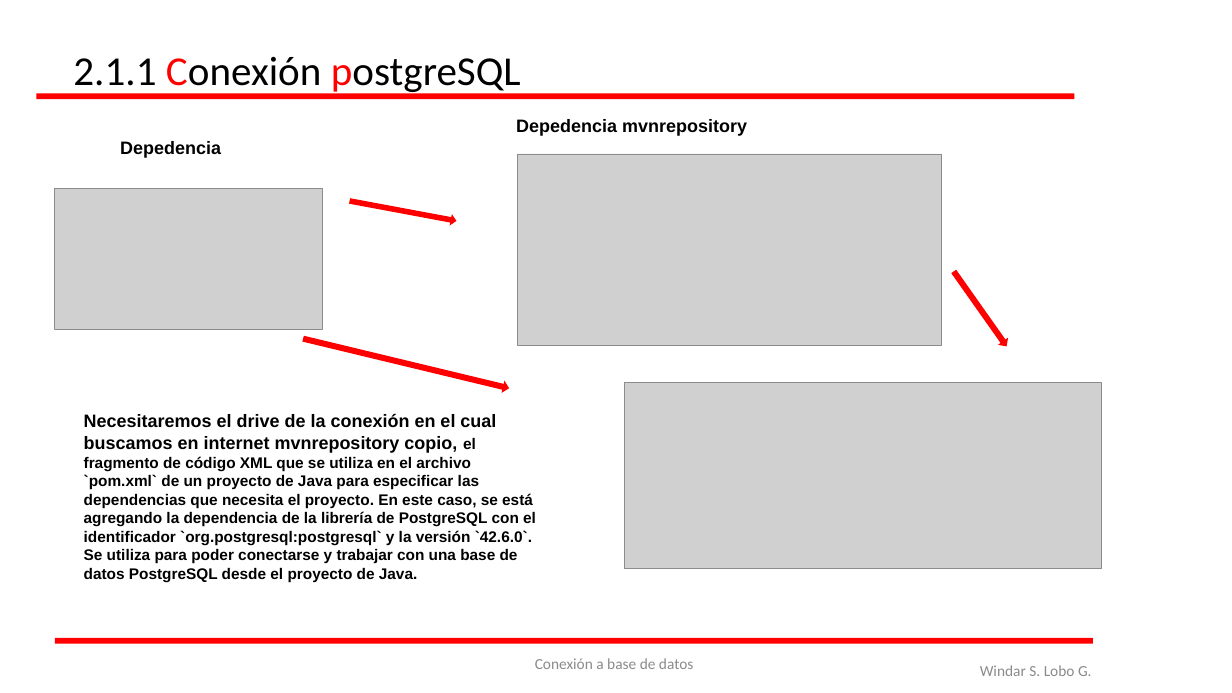
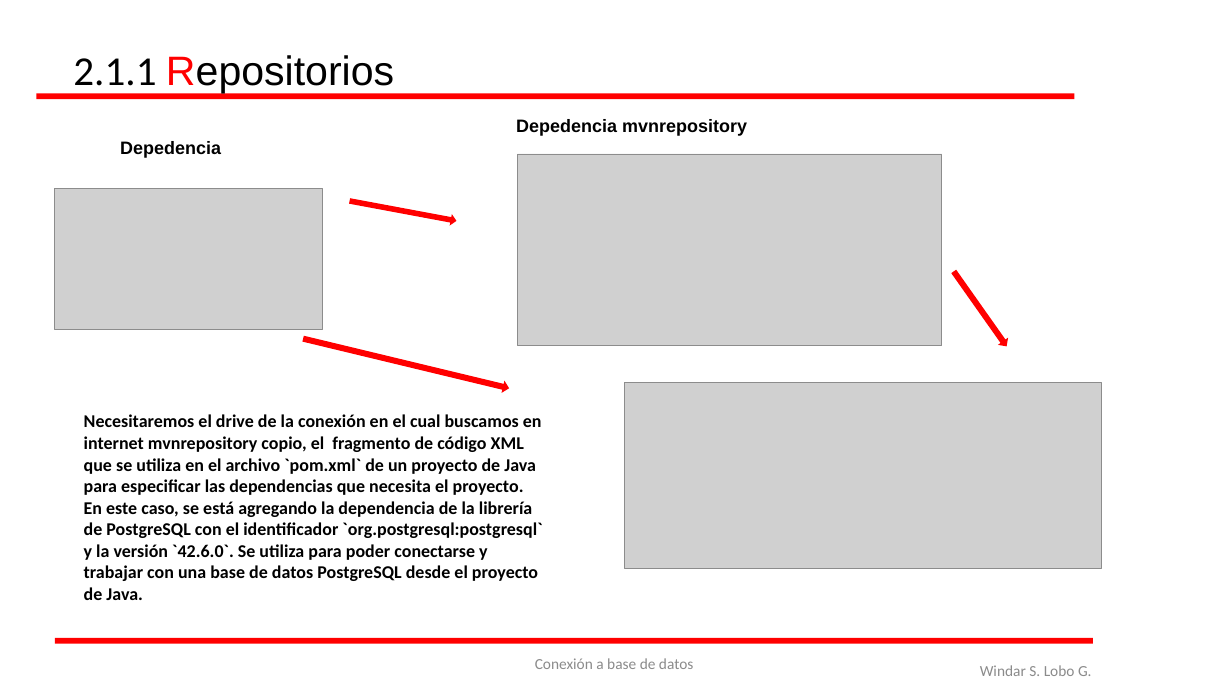
Before and after one commit to WindaLobo/Programacion, a slide deck: slide 7 of Programacion_3_Evaluacion/ConexionSql/BaseDeDatos.pptx (slide 8 before the commit). Drawn at 1232x693 pixels with LibreOffice and Linux fonts; fonts in the diff are those of the drawing; grey boxes stand for pictures. Boxes give left, top, right and bottom in pixels: in the first picture for what was removed or moved away, otherwise in the second. Text is boxed around its words. In the diff, an @@ line names an element or a change of style, - is before the commit and + after.

```diff
--- a/Programacion_3_Evaluacion/ConexionSql/BaseDeDatos.pptx
+++ b/Programacion_3_Evaluacion/ConexionSql/BaseDeDatos.pptx
@@ text at box(73, 55, 394, 96): text changed; font Calibri to Arial @@
-2.1.1 Conexión postgreSQL
+2.1.1 Repositorios
@@ text "Necesitaremos el drive de la ..." at box(84, 414, 542, 600): size 12 to 14 pt in "el fragmento de código XML que se ..."; font Arial to Calibri @@
```
Also in this commit, not shown: 7 other slides changed, 8 slides added, 1 slide removed.
